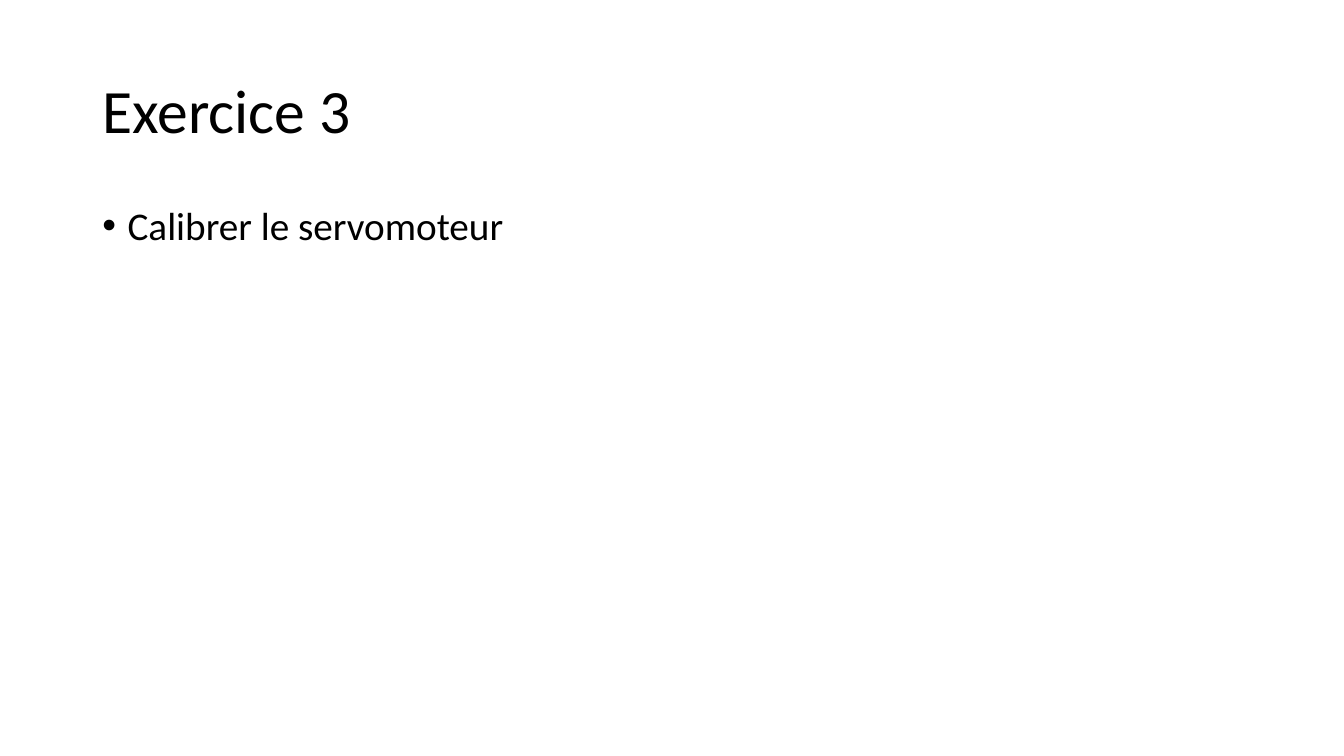
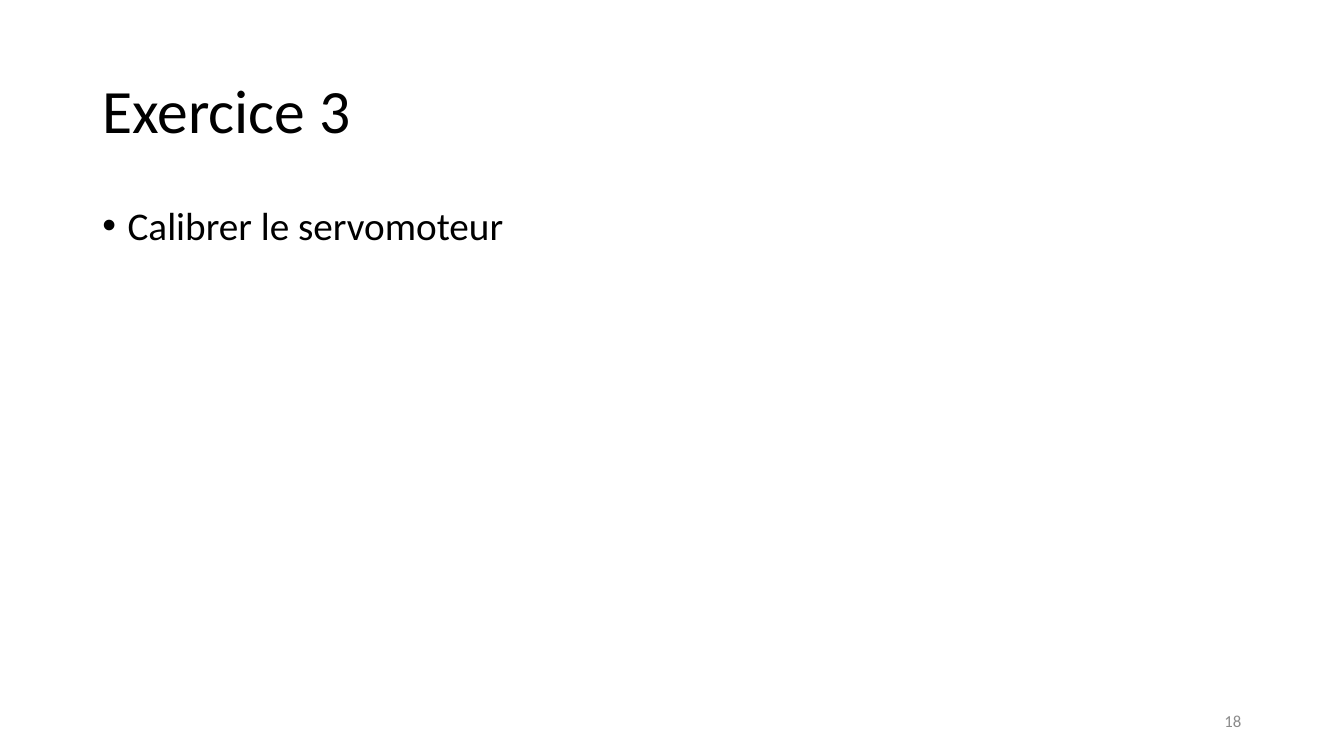
Before and after one commit to FabLabMons/iotlab-connectedobject-workshop, a slide deck: slide 18 of 201809-FabIoTLab-Objet connecte.pptx (slide 17 before the commit). Drawn at 1344x756 pixels with LibreOffice and Linux fonts; fonts in the diff are those of the drawing. Boxes give left, top, right and bottom in pixels: in the first picture for what was removed or moved away, otherwise in the second. Text is boxed around its words. In the diff, an @@ line names an element or a change of style, - is before the commit and + after.

```diff
--- a/201809-FabIoTLab-Objet connecte.pptx
+++ b/201809-FabIoTLab-Objet connecte.pptx
@@ page number added at (1224, 715, 1241, 727), 12 pt, text #8C8C8C @@
+18
```
Also in this commit, not shown: 19 other slides changed, 6 slides added, 1 slide removed.
